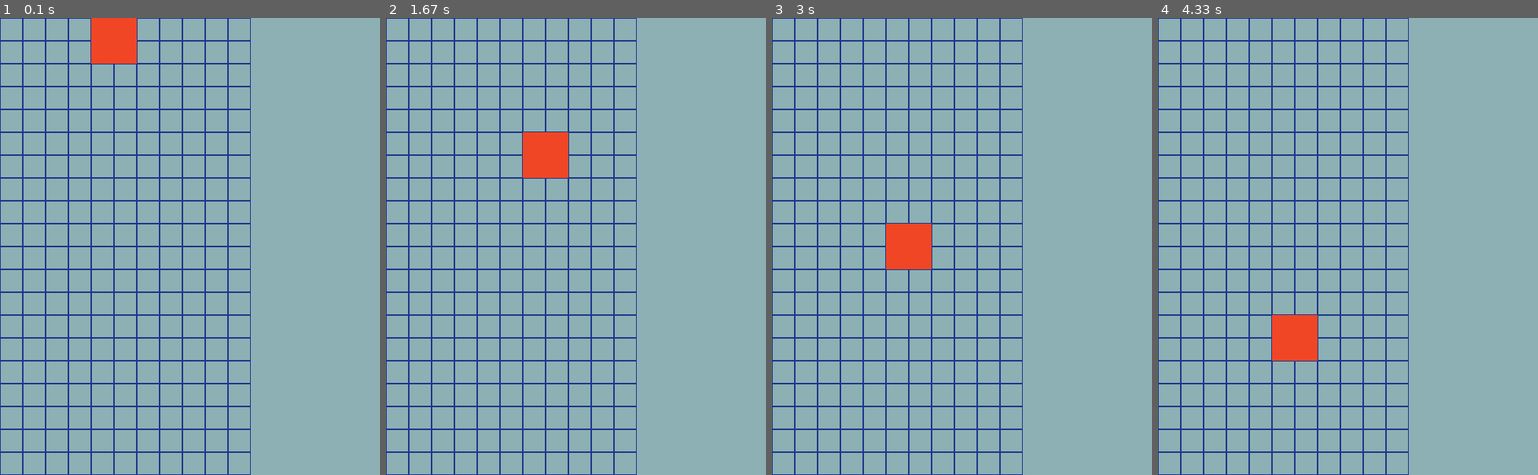
Above: before the commit, frames 1-4 (left to right).
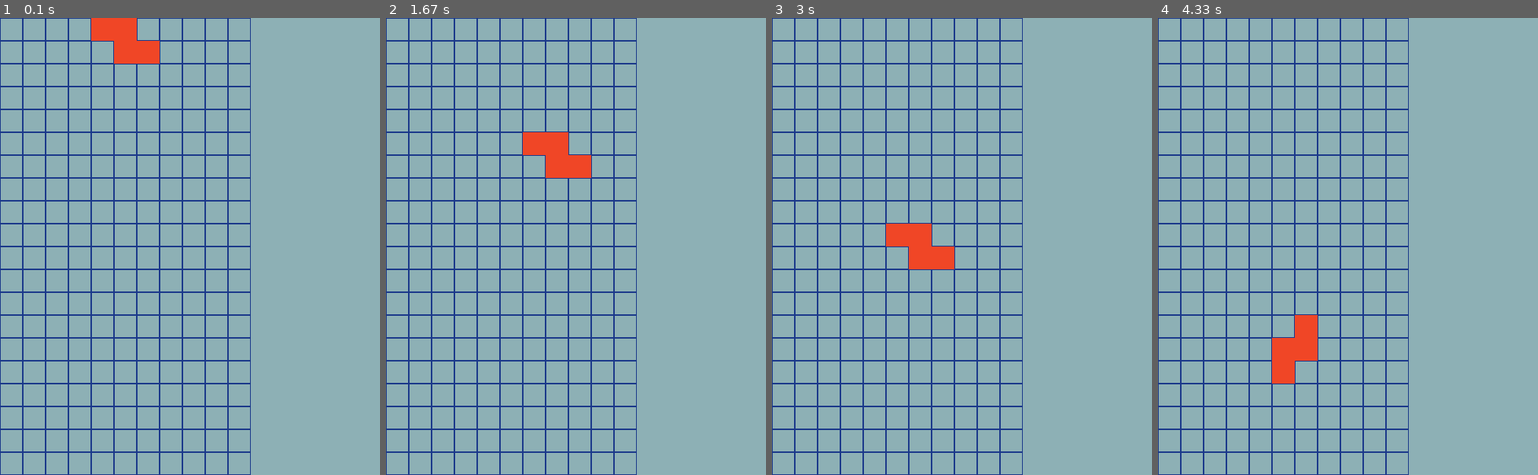
Above: after the commit, the same moments.

Repository: AngelHeart91/TetrisPygame
Game: pygame game, started from main.py
Two runs of this game, one before a commit and one after it. Both use one fixed random seed, a clock stepped at 60 frames per second and the inputs below.
Inputs:
- Up to frame 1 (0.1 s): no input
- Up to frame 2 (1.67 s): hold W 0.33-0.8 s; hold Right 0.33-0.8 s; hold Right 0.83-1.3 s; hold W 1.33-1.63 s
- Up to frame 3 (3 s): hold Right 1.67-2.13 s; hold A 2.17-2.7 s; hold Left from 2.73 s (still down)
- Up to frame 4 (4.33 s): release Left at 3.13 s; hold W 3.17-3.53 s; hold Right 3.57-4.2 s; hold A from 4.23 s (still down)

The runs differ from the first frame. In frame 1, 0.6% of the frame differs, in the area x 24-42%, y 5-10%; in frame 2, 0.6%; in frame 3, 0.6%; in frame 4, 0.6%.

Commit message:
update rotation of tetrominos and create rotation

Diff:
--- a/game/grid.py
+++ b/game/grid.py
@@ -14,9 +14,9 @@
 
     #testing the position of tetromino if he is in the end of grid -> return False
     def tetromino_position(self, tetromino, new_x, new_y):
-        for i in range(len(tetromino.shape)):
-            for j in range(len(tetromino.shape[i])):
-                if tetromino.shape[i][j] == 1:
+        for i in range(len(tetromino.current)):
+            for j in range(len(tetromino.current[i])):
+                if tetromino.current[i][j] == 1:
                     grid_y = new_y + i
                     grid_x = new_x + j
                     if grid_y >= self.nb_rows:
--- a/game/tetromino.py
+++ b/game/tetromino.py
@@ -1,24 +1,20 @@
 import random,pygame
+from shape import SHAPES
 
 class Tetromino:
-    shape = [
-        [[1, 1, 1, 1], [0, 0, 0, 0]],   # shape straight
-        [[1, 1, 0, 0], [1, 1, 0, 0]],   # shape square
-        [[1, 1, 1, 0], [1, 0, 0, 0]],   # shape L
-        [[1, 1, 1, 0], [0, 1, 0, 0]],   # shape T
-        [[1, 1, 0, 0], [0, 1, 1, 0]]    # shape skew
-    ]
     def __init__(self):
-        self.shape = random.choice(Tetromino.shape)
+        self.kind = random.choice(list(SHAPES.keys()))
+        self.shape = SHAPES[self.kind]
         self.x = 4                      #4 for the middle to the display / 0 to the top-left
         self.y = 0
         self.rotation = 0
+        self.current = self.shape[self.rotation]
 
     #function who draw the tetromino on the display
     def draw_tetromino(self, screen, cell_size):
-        for i in range(len(self.shape)):
-            for j in range(len(self.shape[i])):
-                if self.shape[i][j] == 1:
+        for i in range(len(self.current)):
+            for j in range(len(self.current[i])):
+                if self.current[i][j] == 1:
                     rect_tetromino = pygame.Rect((self.x + j) * cell_size, (self.y + i) * cell_size, cell_size, cell_size)
                     pygame.draw.rect(screen, pygame.Color('#F04626'), rect_tetromino)
 
@@ -30,3 +26,7 @@
 
     def move_right(self):
         self.x += 1
+
+    def rotate(self):
+        self.rotation = (self.rotation + 1) % 4
+        self.current = self.shape[self.rotation]
--- a/main.py
+++ b/main.py
@@ -38,5 +38,6 @@
             elif event.key == pygame.K_RIGHT or event.key == pygame.K_d:
                 if grid.tetromino_position(tetromino, tetromino.x + 1, tetromino.y):
                     tetromino.move_right()
-
+            elif event.key == pygame.K_UP or event.key == pygame.K_w:
+                   tetromino.rotate()
     pygame.display.update()
--- /dev/null
+++ b/shape.py
@@ -0,0 +1,52 @@
+SHAPES = {
+    'i':
+        [
+            [[1, 1, 1, 1], [0, 0, 0, 0], [0, 0, 0, 0], [0, 0, 0, 0]],
+            [[0, 0, 1, 0], [0, 0, 1, 0], [0, 0, 1, 0], [0, 0, 1, 0]],
+            [[1, 1, 1, 1], [0, 0, 0, 0], [0, 0, 0, 0], [0, 0, 0, 0]],
+            [[0, 0, 1, 0], [0, 0, 1, 0], [0, 0, 1, 0], [0, 0, 1, 0]]
+        ],
+    't':
+        [
+            [[1, 1, 1, 0], [0, 1, 0, 0], [0, 0, 0, 0], [0, 0, 0, 0]],
+            [[0, 0, 1, 0], [0, 1, 1, 0], [0, 0, 1, 0], [0, 0, 0, 0]],
+            [[0, 1, 0, 0], [1, 1, 1, 0], [0, 0, 0, 0], [0, 0, 0, 0]],
+            [[1, 0, 0, 0], [1, 1, 0, 0], [1, 0, 0, 0], [0, 0, 0, 0]],
+        ],
+    's':
+        [
+            [[0, 1, 1, 0], [1, 1, 0, 0], [0, 0, 0, 0], [0, 0, 0, 0]],
+            [[1, 0, 0, 0], [1, 1, 0, 0], [0, 1, 0, 0], [0, 0, 0, 0]],
+            [[0, 1, 1, 0], [1, 1, 0, 0], [0, 0, 0, 0], [0, 0, 0, 0]],
+            [[1, 0, 0, 0], [1, 1, 0, 0], [0, 1, 0, 0], [0, 0, 0, 0]],
+        ],
+    'z':
+        [
+            [[1, 1, 0, 0], [0, 1, 1, 0], [0, 0, 0, 0], [0, 0, 0, 0]],
+            [[0, 1, 0, 0], [1, 1, 0, 0], [1, 0, 0, 0], [0, 0, 0, 0]],
+            [[1, 1, 0, 0], [0, 1, 1, 0], [0, 0, 0, 0], [0, 0, 0, 0]],
+            [[0, 1, 0, 0], [1, 1, 0, 0], [1, 0, 0, 0], [0, 0, 0, 0]],
+        ],
+    'j':
+        [
+            [[0, 1, 0, 0], [0, 1, 0, 0], [1, 1, 0, 0], [0, 0, 0, 0]],
+            [[1, 0, 0, 0], [1, 1, 1, 0], [0, 0, 0, 0], [0, 0, 0, 0]],
+            [[1, 1, 0, 0], [1, 0, 0, 0], [1, 0, 0, 0], [0, 0, 0, 0]],
+            [[1, 1, 1, 0], [0, 0, 1, 0], [0, 0, 0, 0], [0, 0, 0, 0]],
+        ],
+    'l':
+        [
+            [[1, 0, 0, 0], [1, 0, 0, 0], [1, 1, 0, 0], [0, 0, 0, 0]],
+            [[1, 1, 1, 0], [1, 0, 0, 0], [0, 0, 0, 0], [0, 0, 0, 0]],
+            [[1, 1, 0, 0], [0, 1, 0, 0], [0, 1, 0, 0], [0, 0, 0, 0]],
+            [[0, 0, 1, 0], [1, 1, 1, 0], [0, 0, 0, 0], [0, 0, 0, 0]],
+        ],
+    'o':
+        [
+            [[1, 1, 0, 0], [1, 1, 0, 0], [0, 0, 0, 0], [0, 0, 0, 0]],
+            [[1, 1, 0, 0], [1, 1, 0, 0], [0, 0, 0, 0], [0, 0, 0, 0]],
+            [[1, 1, 0, 0], [1, 1, 0, 0], [0, 0, 0, 0], [0, 0, 0, 0]],
+            [[1, 1, 0, 0], [1, 1, 0, 0], [0, 0, 0, 0], [0, 0, 0, 0]],
+        ],
+
+}
